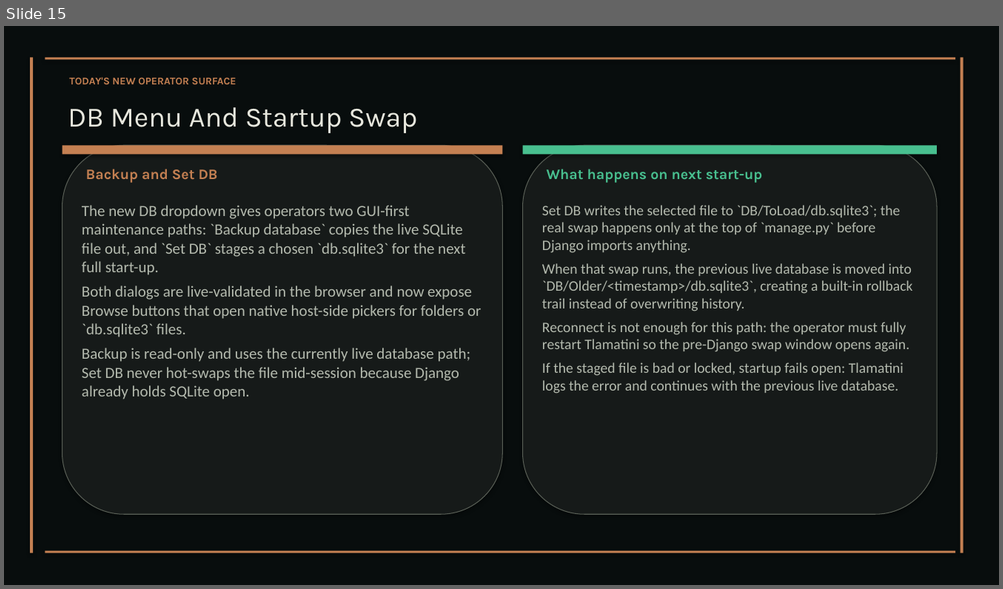
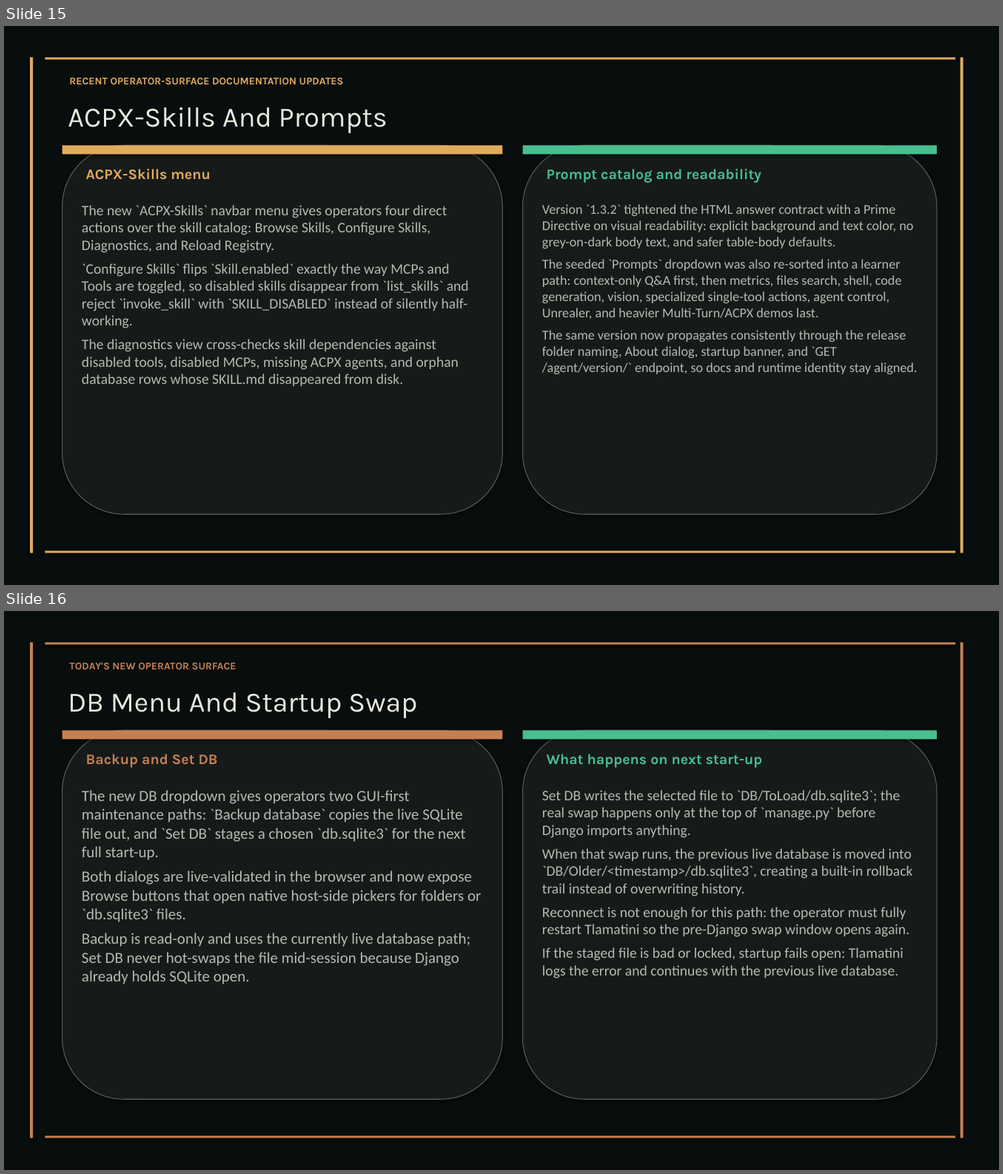
Before and after one commit to XAIHT/Tlamatini, a slide deck: Tlamatini_eXtended_Artificial_Intelligence_Humanly_Tempered.pptx. Shown one above the other, each under a label of ours: slide 15 before the commit, slides 15 and 16 after it. The pictures are 1003x589 and 1003x1174 pixels, drawn with LibreOffice and Linux fonts; fonts in the diff are those of the drawing. Boxes give left, top, right and bottom in pixels: in the first picture for what was removed or moved away, otherwise in the second. Text is boxed around its words. In the diff, an @@ line names an element or a change of style, - is before the commit and + after.

Commit message:
Updating documentation, by Tlamatini's-AutoBot.

```diff
--- a/Tlamatini_eXtended_Artificial_Intelligence_Humanly_Tempered.pptx
+++ b/Tlamatini_eXtended_Artificial_Intelligence_Humanly_Tempered.pptx
@@ slide 15 added at box(4, 26, 999, 585), background #FFFFFF @@
@@ rectangle added at box(4, 26, 999, 585), fill #080D0D @@
@@ rectangle added at box(30, 57, 33, 554), fill #E0AB5D @@
@@ rectangle added at box(45, 57, 956, 59), fill #E0AB5D @@
@@ rectangle added at box(960, 57, 963, 554), fill #E0AB5D @@
@@ text added at box(69, 77, 344, 84), 10 pt, text #E0AB5D, bold @@
+RECENT OPERATOR-SURFACE DOCUMENTATION UPDATES
@@ text added at box(68, 107, 387, 133), 27 pt, text #E8E8DE @@
+ACPX-Skills And Prompts
@@ rounded rectangle added at box(62, 145, 503, 514), fill #161A19, outline #595F56 0.75 pt @@
@@ rectangle added at box(62, 145, 503, 154), fill #E0AB5D @@
@@ rounded rectangle added at box(523, 145, 936, 514), fill #161A19, outline #595F56 0.75 pt @@
@@ rectangle added at box(523, 145, 936, 154), fill #48BF8F @@
@@ text added at box(86, 169, 210, 180), 14 pt, text #E0AB5D, bold @@
+ACPX-Skills menu
@@ text added at box(546, 169, 761, 183), 14 pt, text #48BF8F, bold @@
+Prompt catalog and readability
@@ text added at box(82, 205, 469, 386), 14 pt, text #B4BAAE @@
+The new `ACPX-Skills` navbar menu gives operators four direct actions over the skill catalog: Browse Skills, Configure Skills, Diagnostics, and Reload Registry.
+`Configure Skills` flips `Skill.enabled` exactly the way MCPs and Tools are toggled, so disabled skills disappear from `list_skills` and reject `invoke_skill` with `SKILL_DISABLED` instead of silently half-working.
+The diagnostics view cross-checks skill dependencies against disabled tools, disabled MCPs, missing ACPX agents, and orphan database rows whose SKILL.md disappeared from disk.
@@ text added at box(542, 204, 916, 375), 13 pt, text #B4BAAE @@
+Version `1.3.2` tightened the HTML answer contract with a Prime Directive on visual readability: explicit background and text color, no grey-on-dark body text, and safer table-body defaults.
+The seeded `Prompts` dropdown was also re-sorted into a learner path: context-only Q&A first, then metrics, files search, shell, code generation, vision, specialized single-tool actions, agent control, Unrealer, and heavier Multi-Turn/ACPX demos last.
+The same version now propagates consistently through the release folder naming, About dialog, startup banner, and `GET /agent/version/` endpoint, so docs and runtime identity stay aligned.
@@ rectangle added at box(45, 551, 956, 554), fill #E0AB5D @@
@@ what was slide 15 is now slide 16 @@
```
Also in this commit, not shown: 8 slides changed, 2 other files.
